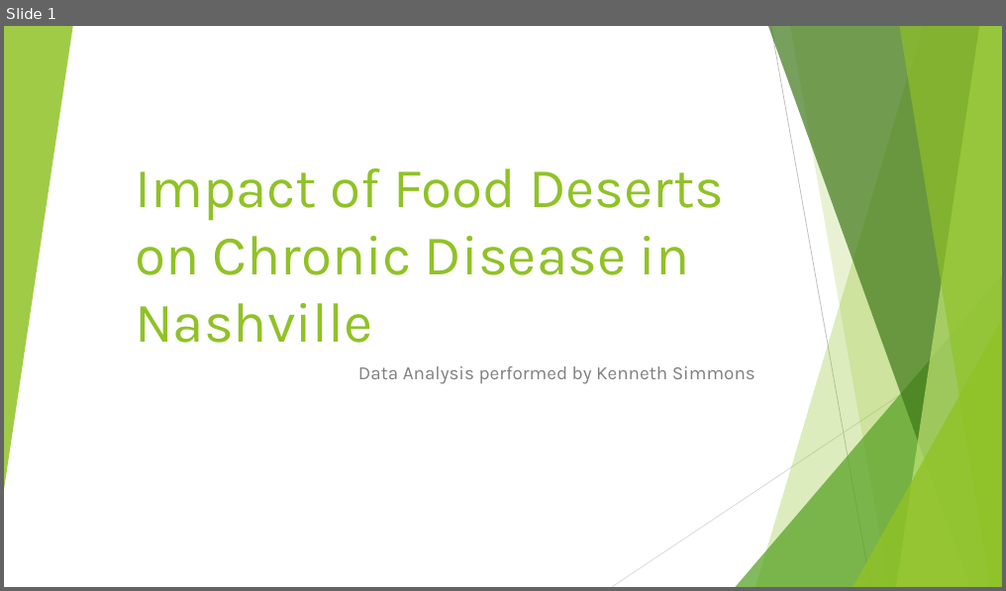
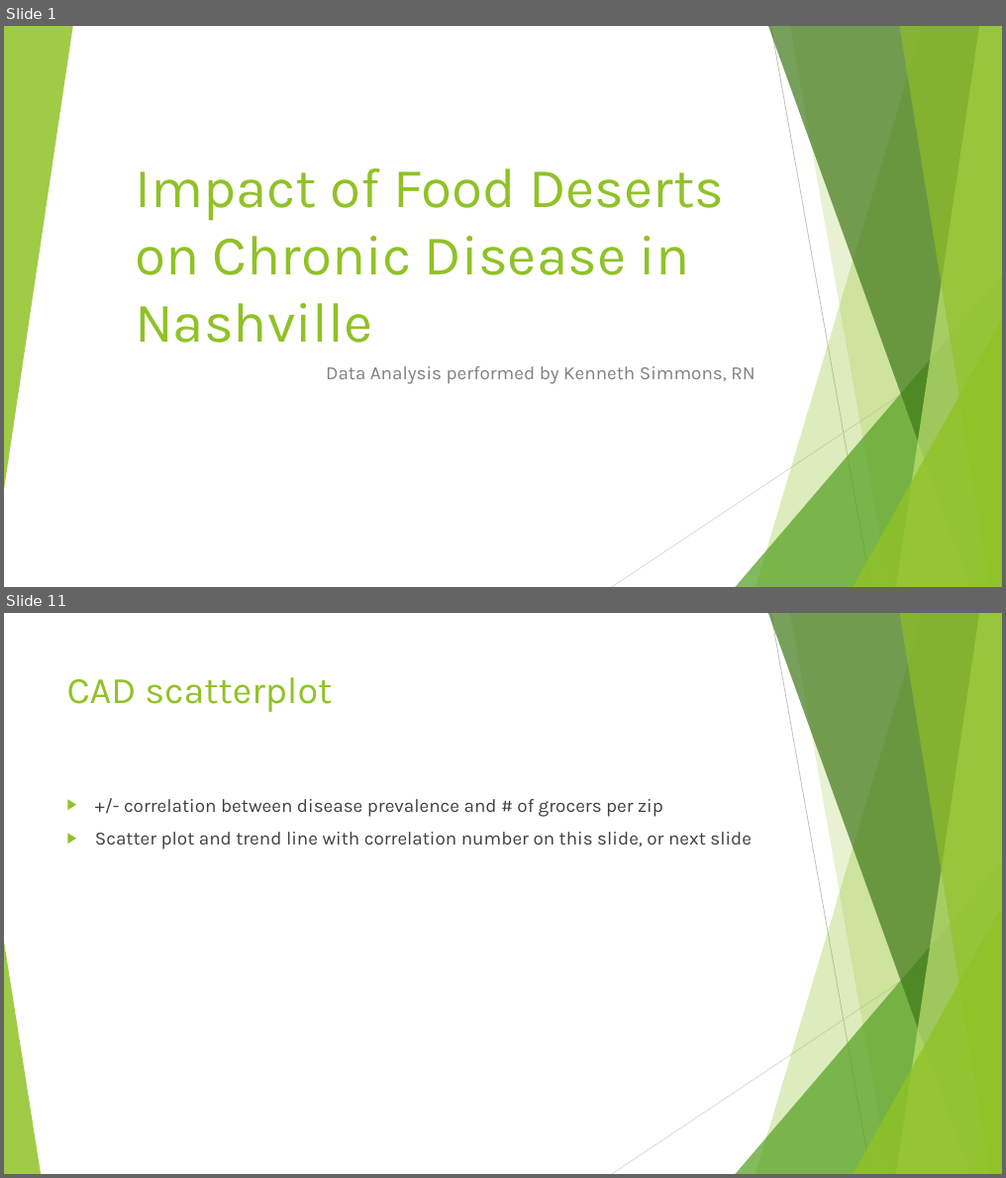
Before and after one commit to latestnight/capstone, a slide deck: food_desert_pp.pptx. Shown one above the other, each under a label of ours: slide 1 before the commit, slides 1 and 11 after it; the slides between them are not shown. The pictures are 1006x591 and 1006x1178 pixels, drawn with LibreOffice and Linux fonts; fonts in the diff are those of the drawing. Boxes give left, top, right and bottom in pixels: in the first picture for what was removed or moved away, otherwise in the second. Text is boxed around its words. In the diff, an @@ line names an element or a change of style, - is before the commit and + after.

```diff
--- a/food_desert_pp.pptx
+++ b/food_desert_pp.pptx
@@ slide 11 added at (x1=4, y1=613, x2=1002, y2=1174), background #FFFFFF; not listed: 9 template elements that a slide beside it also shows @@
@@ title added at (x1=67, y1=677, x2=332, y2=712), 36 pt, text #90C226 @@
+CAD scatterplot
@@ text added at (x1=95, y1=799, x2=751, y2=850), 18 pt, text #404040 @@
+▶ +/- correlation between disease prevalence and # of grocers per zip
+▶ Scatter plot and trend line with correlation number on this slide, or next slide
@@ triangle added at (x1=4, y1=942, x2=41, y2=1174), fill #90C226 at 85% opacity @@
@@ slide 1 changed as well @@
@@ subtitle at (x1=326, y1=367, x2=754, y2=384): text changed @@
-Data Analysis performed by Kenneth Simmons
+Data Analysis performed by Kenneth Simmons, RN
```
Also in this commit, not shown: 2 other slides changed, 13 other slides added, 18 other files.
